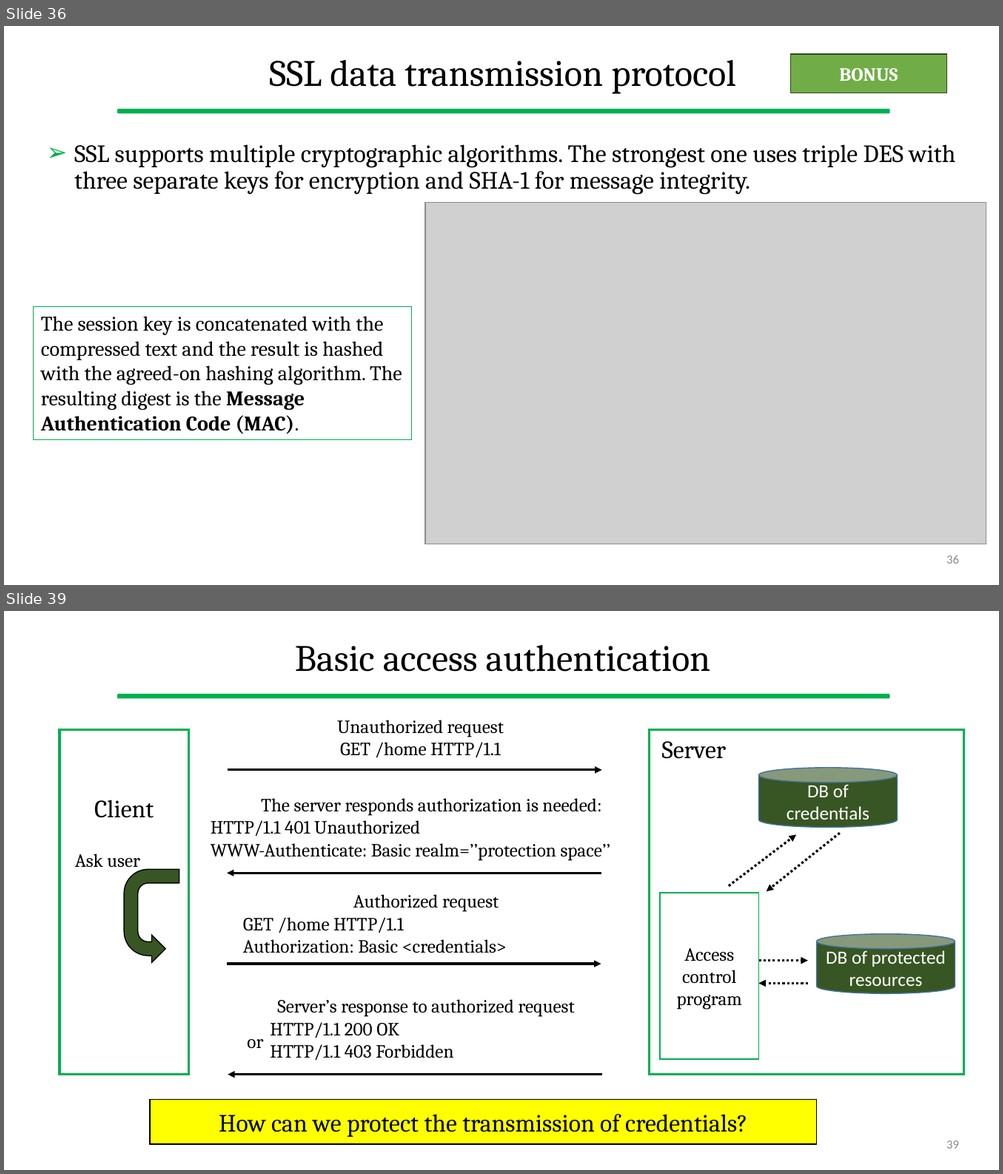
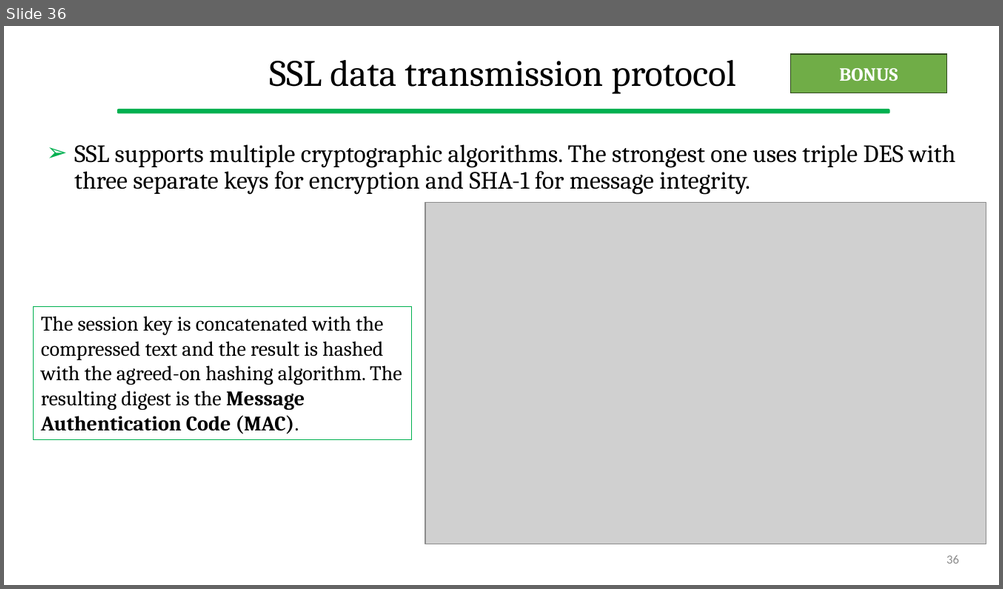
Before and after one commit to gcappon/bwthw, a slide deck: theory_08-elements_of_network_security/theory_08-elements_of_network_security.pptx. Shown one above the other, each under a label of ours: slides 36 and 39 before the commit, slide 36 after it; the slides between them are not shown. The pictures are 1003x1174 and 1003x589 pixels, drawn with LibreOffice and Linux fonts; fonts in the diff are those of the drawing; grey boxes stand for pictures. Boxes give left, top, right and bottom in pixels: in the first picture for what was removed or moved away, otherwise in the second. Text is boxed around its words. In the diff, an @@ line names an element or a change of style, - is before the commit and + after.

```diff
--- a/theory_08-elements_of_network_security/theory_08-elements_of_network_security.pptx
+++ b/theory_08-elements_of_network_security/theory_08-elements_of_network_security.pptx
@@ slide 39 removed at bbox=[4, 611, 999, 1170], background #FFFFFF; not listed: 1 template element that a slide beside it also shows @@
@@ title removed at bbox=[295, 645, 711, 672] @@
-Basic access authentication
@@ text removed at bbox=[337, 720, 504, 758] @@
-Unauthorized request
-GET /home HTTP/1.1
@@ rectangle removed at bbox=[60, 730, 188, 1075] @@
-Client
@@ rectangle removed at bbox=[649, 730, 964, 1075] @@
-Server
@@ arrow removed from (227, 770) to (602, 770) @@
@@ cylinder removed at bbox=[758, 768, 897, 827] @@
-DB of credentials
@@ text removed at bbox=[210, 798, 611, 861] @@
-The server responds authorization is needed:
-HTTP/1.1 401 Unauthorized
-WWW-Authenticate: Basic realm=’’protection space’’
@@ text removed at bbox=[75, 854, 140, 871] @@
-Ask user
@@ arrow removed from (728, 886) to (797, 834) @@
@@ arrow removed from (839, 833) to (766, 891) @@
@@ uturn arrow removed at bbox=[124, 869, 179, 963] @@
@@ arrow removed from (601, 873) to (227, 873) @@
@@ text removed at bbox=[243, 894, 506, 954] @@
-Authorized request
-GET /home HTTP/1.1
-Authorization: Basic <credentials>
@@ rectangle removed at bbox=[660, 893, 758, 1060] @@
-Access control program
@@ cylinder removed at bbox=[817, 934, 956, 994] @@
-DB of protected resources
@@ arrow removed from (227, 964) to (601, 964) @@
@@ arrow removed from (758, 961) to (808, 961) @@
@@ arrow removed from (808, 983) to (758, 983) @@
@@ text removed at bbox=[270, 999, 575, 1061] @@
-Server’s response to authorized request
-HTTP/1.1 200 OK
-HTTP/1.1 403 Forbidden
@@ text removed at bbox=[247, 1039, 263, 1048] @@
-or
@@ arrow removed from (602, 1075) to (227, 1075) @@
@@ rectangle removed at bbox=[151, 1099, 817, 1145] @@
-How can we protect the transmission of credentials?
@@ page number removed at bbox=[946, 1141, 959, 1149] @@
-39
```
Also in this commit, not shown: 3 slides changed, 15 other slides removed, 9 other files.
